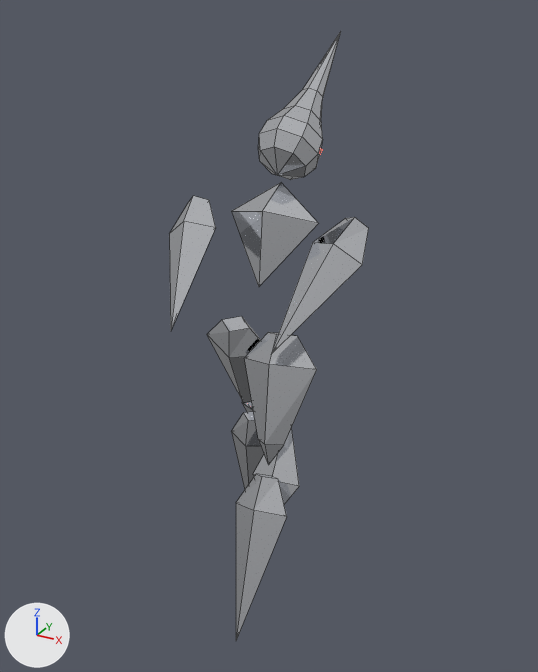
What one commit did to the Blender file art/mercury.blend.
Before and after are seen from a camera (50 mm lens) standing at (1.76, -3.08, 2.97) and looking at (0.0, 0.11, 1.38). The lights are fixed; the arrows at lower left show +X, +Y and +Z. The older version comes first. Mesh edges are drawn as thin lines on the coarser meshes.

The scene before the commit, as lines of its bpy script (objects in view):
```python
me_arm_l = bpy.data.meshes.new('arm_L')
me_arm_l.from_pydata(...)  # 9 vertices, 9 faces; spans x -0.14..0.14, y -0.09..0.09, z -0.8..-0.04
me_arm_l.materials.append(mat_metal)  # white #e7eaef
me_arm_r = bpy.data.meshes.new('arm_R')
me_arm_r.from_pydata(...)  # 9 vertices, 9 faces; spans x -0.14..0.14, y -0.09..0.09, z -0.8..-0.04
me_arm_r.materials.append(mat_metal)  # white #e7eaef
me_thigh_l = bpy.data.meshes.new('thigh_L')
me_thigh_l.from_pydata(...)  # 13 vertices, 13 faces; spans x -0.21..0.21, y -0.11..0.11, z -0.68..0.0
me_thigh_l.materials.append(mat_metal)  # white #e7eaef
ob_arm_l = bpy.data.objects.new('arm_L', me_arm_l)
ob_arm_l.parent = ob_chest
ob_arm_l.location = (-0.46, 0.0, 0.42)
ob_arm_l.rotation_euler = (-0.349, -0.244, 0.0)  # degrees (-20, -14, 0)
ob_arm_r = bpy.data.objects.new('arm_R', me_arm_r)
ob_arm_r.parent = ob_chest
ob_arm_r.location = (0.46, 0.0, 0.42)
ob_arm_r.rotation_euler = (-0.349, 0.244, 0.0)  # degrees (-20, 14, 0)
ob_thigh_l = bpy.data.objects.new('thigh_L', me_thigh_l)
ob_thigh_l.parent = ob_hips
ob_thigh_l.location = (-0.14, 0.0, -0.06)
ob_thigh_l.rotation_euler = (0.349, 0.0698, 0.0)  # degrees (20, 4, 0)
# also in view: 'thigh_R' at (0.15, -0.1, 1.15); 'head' at (0.0, 0.54, 2.52); 'shin_R' at (0.2, -0.33, 0.53); 'chest' at (0.0, 0.14, 1.93); 'shin_L' at (-0.2, 0.3, 0.53)
```
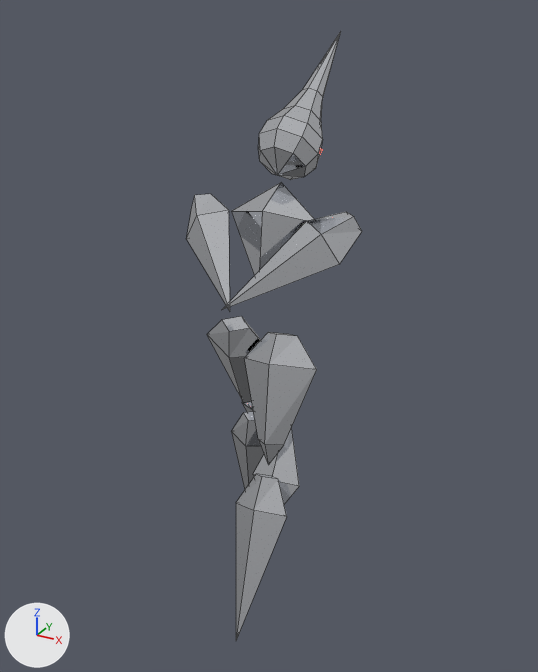
Pixel boxes [x1, y1, x2, y2] of what changed, in the pictures (538 x 672 px):
```json
{"object": "arm_R", "change": "turned", "before": [271, 217, 368, 354], "after": [222, 211, 362, 310]}
{"object": "arm_L", "change": "turned", "before": [169, 196, 216, 330], "after": [186, 194, 230, 311]}
```

Scene script edits in JSON lines:
```json
{"op": "set", "path": "ob_arm_l.rotation_euler", "old": "(-0.349, -0.244, 0.0)", "new": "(-0.349, -0.698, 0.0)", "note": "degrees (-20, -14, 0) -> degrees (-20, -40, 0)"}
{"op": "set", "path": "ob_arm_r.rotation_euler", "old": "(-0.349, 0.244, 0.0)", "new": "(-0.349, 0.698, 0.0)", "note": "degrees (-20, 14, 0) -> degrees (-20, 40, 0)"}
```
